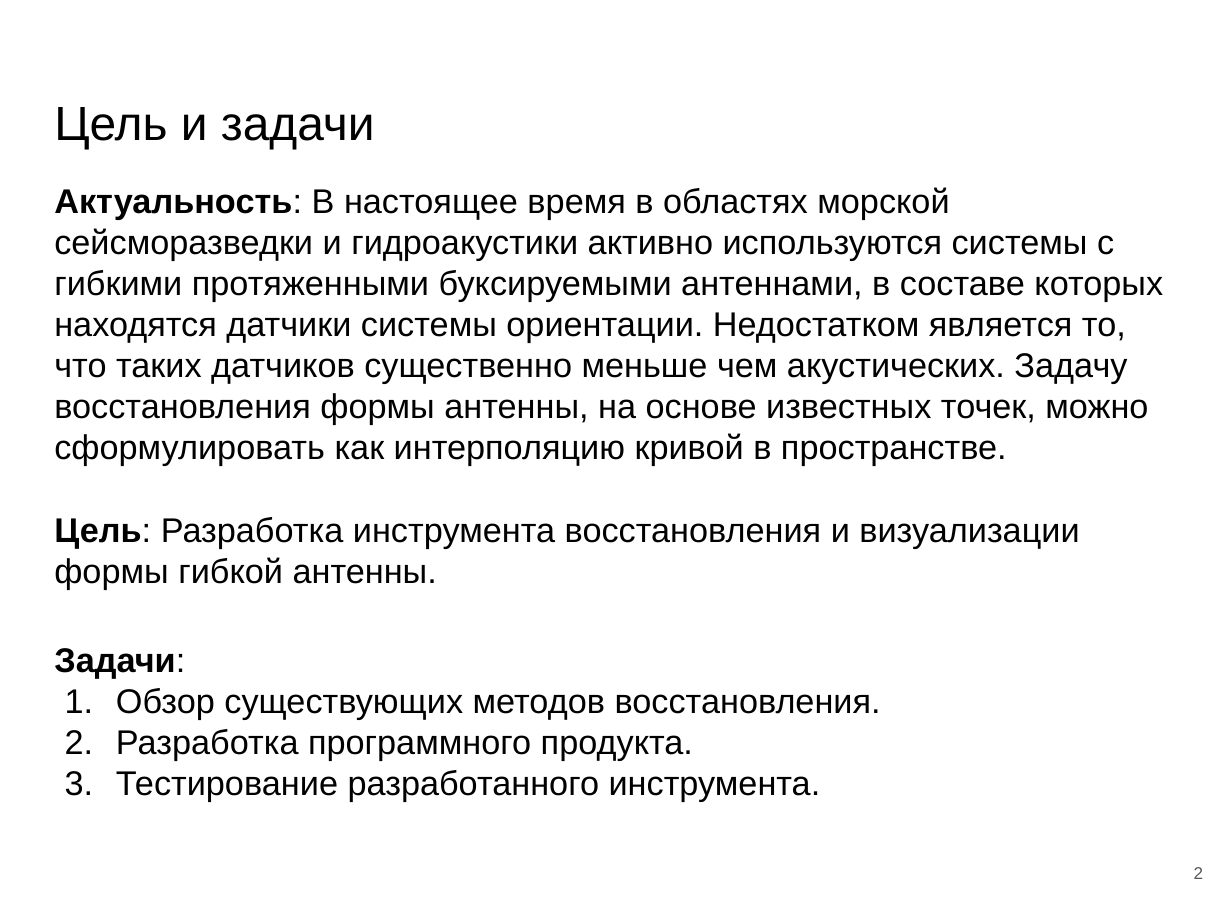
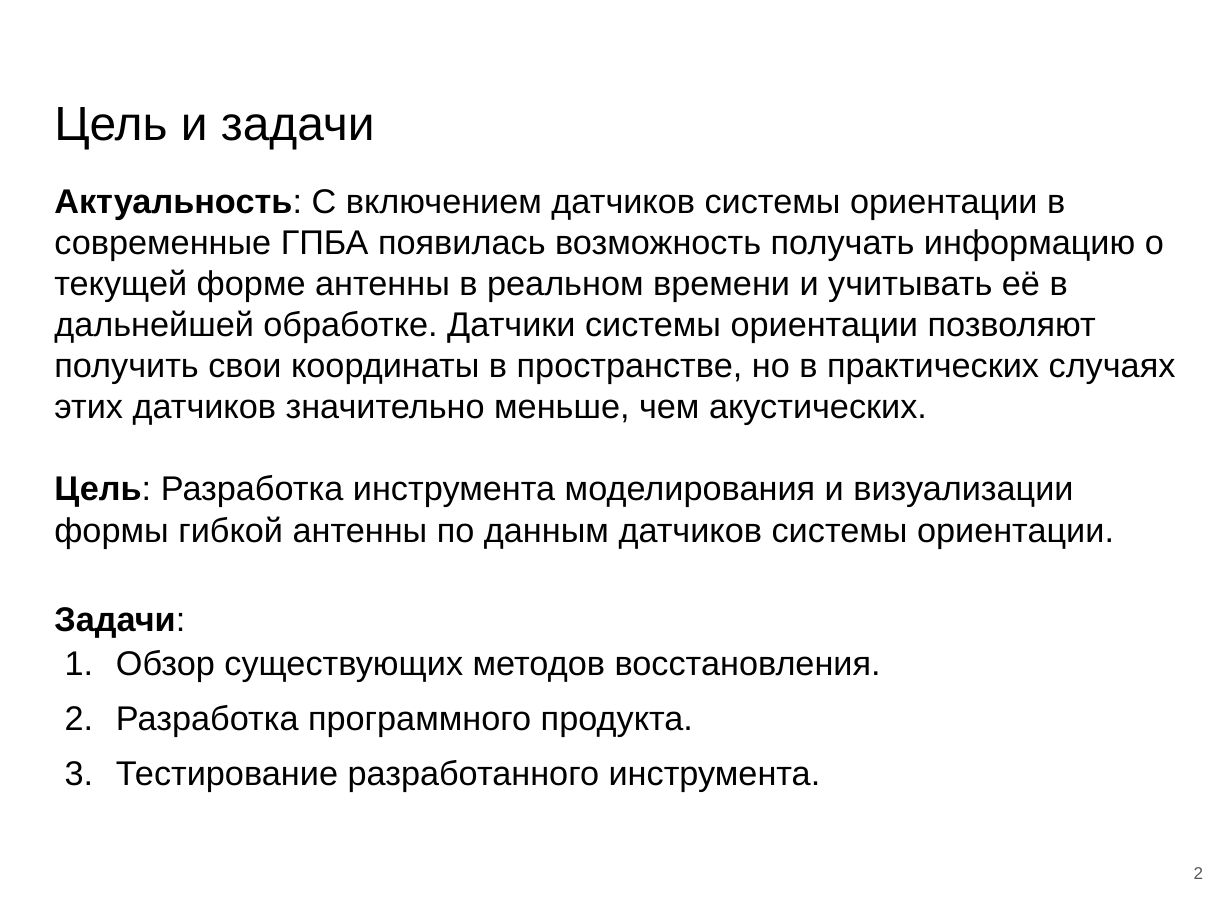
Before and after one commit to DimonPopov/PopovDS_9304_GraduateWork, a slide deck: slide 2 of paper/Презентация_защита.pptx. Drawn at 1232x924 pixels with LibreOffice and Linux fonts; fonts in the diff are those of the drawing. Boxes give left, top, right and bottom in pixels: in the first picture for what was removed or moved away, otherwise in the second. Text is boxed around its words. In the diff, an @@ line names an element or a change of style, - is before the commit and + after.

```diff
--- a/paper/Презентация_защита.pptx
+++ b/paper/Презентация_защита.pptx
@@ text at (54, 189, 1176, 548): text changed @@
-Актуальность: В настоящее время в областях морской сейсморазведки и гидроакустики активно используются системы с гибкими протяженными буксируемыми антеннами, в составе которых находятся датчики системы ориентации. Недостатком является то, что таких датчиков существенно меньше чем акустических. Задачу восстановления формы антенны, на основе известных точек, можно сформулировать как интерполяцию кривой в пространстве.
-Цель: Разработка инструмента восстановления и визуализации формы гибкой антенны.
+Актуальность: С включением датчиков системы ориентации в современные ГПБА появилась возможность получать информацию о текущей форме антенны в реальном времени и учитывать её в дальнейшей обработке. Датчики системы ориентации позволяют получить свои координаты в пространстве, но в практических случаях этих датчиков значительно меньше, чем акустических.
+Цель: Разработка инструмента моделирования и визуализации формы гибкой антенны по данным датчиков системы ориентации.
@@ text at (116, 650, 881, 791): more space between paragraphs @@
```
Also in this commit, not shown: 2 other slides changed, 5 slides added, 3 slides removed.
